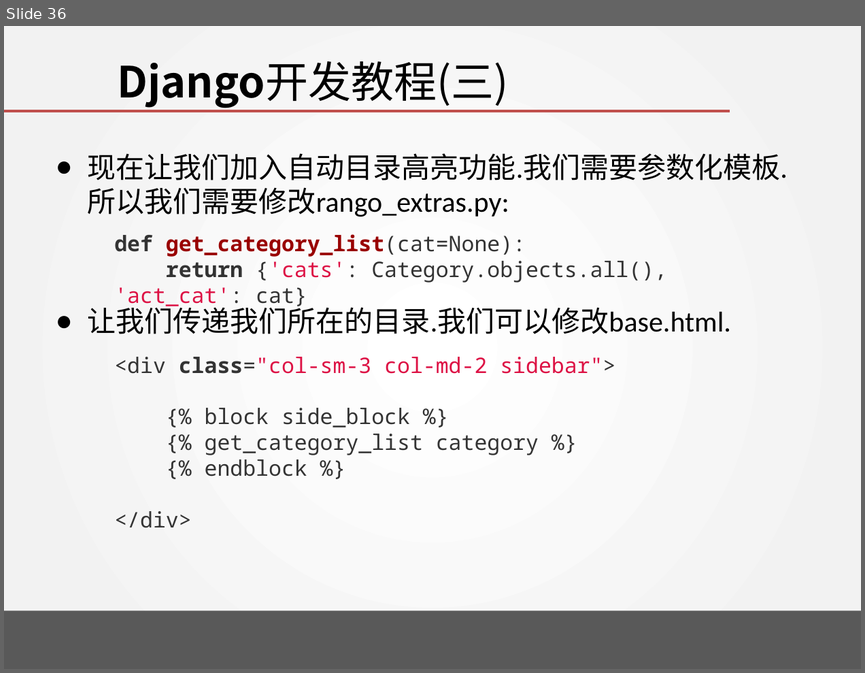
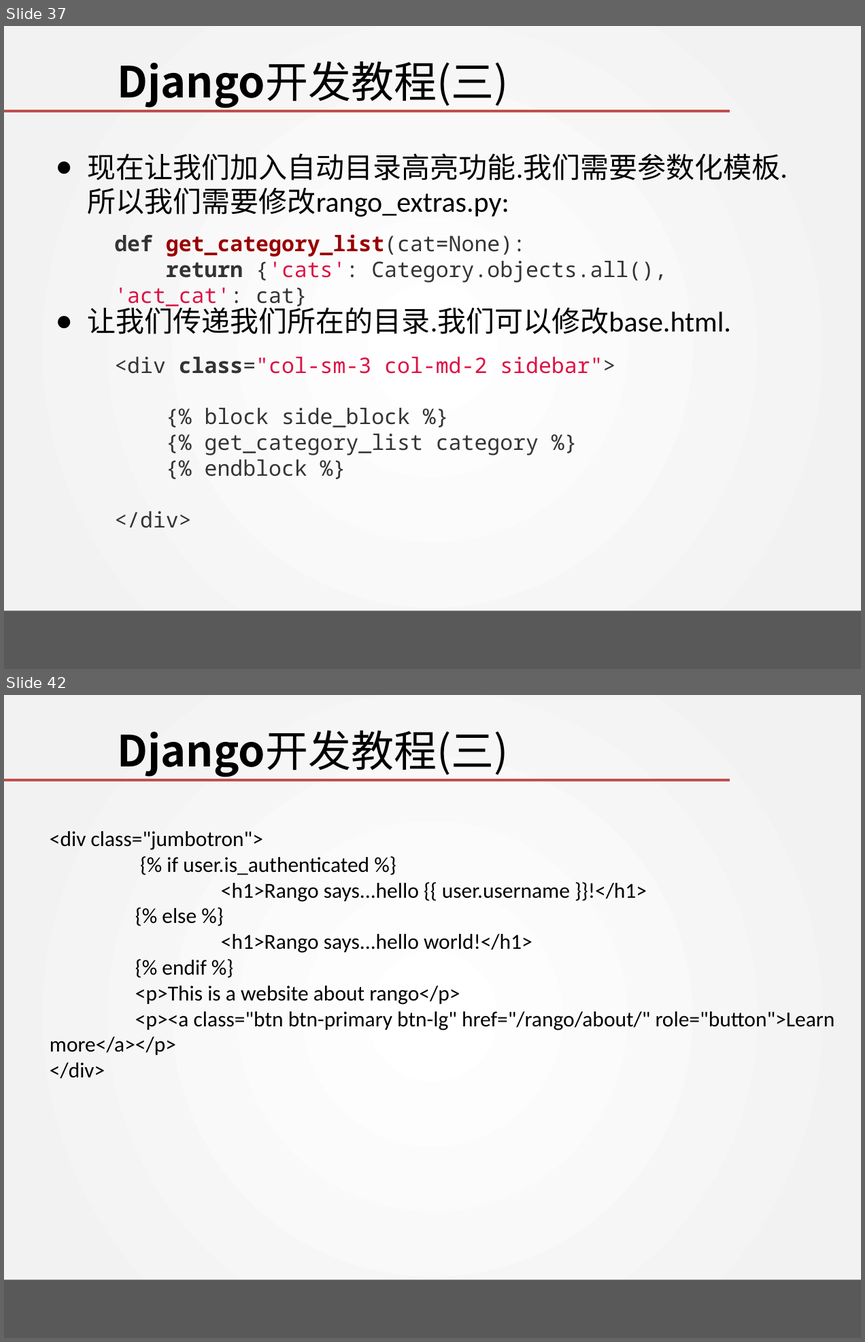
Before and after one commit to wangjin0818/Creative_Experiment, a slide deck: week 10/Tango with Django - III.pptx. Shown one above the other, each under a label of ours: slide 36 before the commit, slides 37 and 42 after it; the slides between them are not shown. The pictures are 865x673 and 865x1342 pixels, drawn with LibreOffice and Linux fonts; fonts in the diff are those of the drawing; background and template pictures are left out. Boxes give left, top, right and bottom in pixels: in the first picture for what was removed or moved away, otherwise in the second. Text is boxed around its words. In the diff, an @@ line names an element or a change of style, - is before the commit and + after.

```diff
--- a/week 10/Tango with Django - III.pptx
+++ b/week 10/Tango with Django - III.pptx
@@ slide 42 added at [4,695,861,1338], background gradient #FFFFFF to #F2F2F2; not listed: 2 template elements that a slide beside it also shows @@
@@ title added at [117,730,508,777], 36 pt, text #000000 @@
+Django开发教程(三)
@@ text added at [50,831,835,1079], 18 pt, text #000000 @@
+<div class="jumbotron">
+{% if user.is_authenticated %}
+<h1>Rango says...hello {{ user.username }}!</h1>
+{% else %}
+<h1>Rango says...hello world!</h1>
+{% endif %}
+<p>This is a website about rango</p>
+<p><a class="btn btn-primary btn-lg" href="/rango/about/" role="button">Learn more</a></p>
+</div>
@@ what was slide 36 is now slide 37 @@
```
Also in this commit, not shown: 6 slides changed, 15 other slides added.
